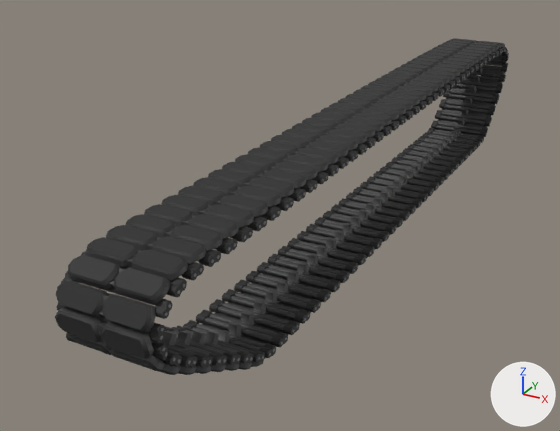
What one commit did to the FBX model Leopard_2A6/Leopard_2A6track.fbx.
Both versions are drawn from a camera (50 mm lens) standing at (5.58, -10.5, 6.77) and looking at (-1.36, 2.12, 0.46). Arrows for +X, +Y and +Z are at lower right; the lights stay in place. Where no turn or scale is listed for an object, it has been applied to the vertices. Vertices at the same position are counted once.

Names of what the first picture shows: 'Cube.000_Cube.000'.
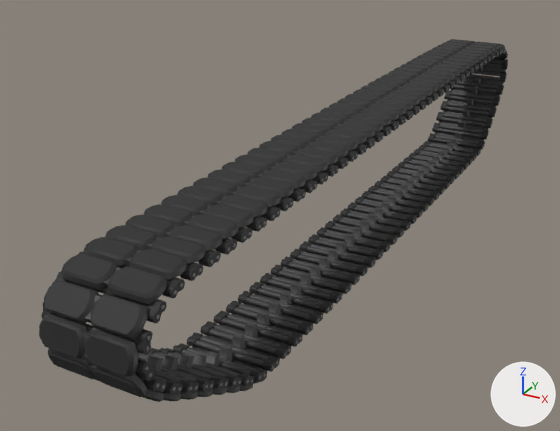
The newer file is also turned or shifted as a whole; pictures and numbers use the older file's frame.

Boxes [x1, y1, x2, y2] around the edits, measured in the pictures (560 x 431 px; the box of a moved part takes in the faces that stretch with it):
'Cube.000_Cube.000', reshaped (8% taller): before [55, 38, 509, 375]; after [39, 39, 508, 402]
part 1 of me_cube_000_cube_001, moved or reshaped: before [501, 43, 505, 48]; after [476, 42, 502, 49]
part 2 of me_cube_000_cube_001, moved or reshaped: before [494, 53, 509, 61]; after [498, 51, 508, 58]
part 3 of me_cube_000_cube_001, moved or reshaped: before [481, 62, 508, 72]; after [483, 59, 508, 69]
part 4 of me_cube_000_cube_001, moved or reshaped: before [469, 72, 506, 82]; after [468, 70, 507, 82]
part 5 of me_cube_000_cube_001, moved or reshaped: before [481, 65, 505, 78]; after [483, 62, 506, 73]
part 6 of me_cube_000_cube_001, moved or reshaped: before [55, 38, 506, 375]; after [39, 40, 503, 402]

What the commit changed:
me_cube_000_cube_001 is used by ob_cube_000_cube_000; location (0.0, 0.0, -0.03).
me_cube_000_cube_001 had 21240 vertices, 18270 faces and spanned x -0.8..0.8, y -4.8..11.6, z 0.1..2.7.
me_cube_000_cube_001 now has 21240 vertices, 18270 faces and spans x -0.8..0.8, y -5.0..11.6, z -0.2..2.7.
me_cube_000_cube_001 part 1: the loose piece of 32 vertices spanning x 0.0..0.7, y 10.8..11.2, z 2.4..2.6 is moved by (0.0, -0.4, 0.0).
me_cube_000_cube_001 part 2: the loose piece of 152 vertices spanning x -0.8..0.8, y 11.2..11.4, z 2.1..2.3 is moved by (0.0, -0.2, 0.1).
me_cube_000_cube_001 part 3: the loose piece of 152 vertices spanning x -0.8..0.8, y 11.3..11.4, z 1.8..2.0 is moved by (0.0, 0.0, 0.1).
me_cube_000_cube_001 part 4: the loose piece of 152 vertices spanning x -0.8..0.8, y 11.1..11.3, z 1.5..1.7 is moved by (0.0, 0.1, 0.0).
me_cube_000_cube_001 part 5: the loose piece of 32 vertices spanning x 0.0..0.7, y 11.3..11.5, z 1.6..1.9 is moved by (0.0, 0.0, 0.1).
me_cube_000_cube_001 part 6: 19824 of 21240 vertices moved; they spanned x -0.8..0.8, y -4.8..11.0, z 0.1..2.7 and now span x -0.8..0.8, y -5.0..10.9, z -0.2..2.7; mean shift (0.0, -0.1, -0.1); largest move (0.7, -4.7, 2.2) -> (0.7, -5.0, 1.8).
